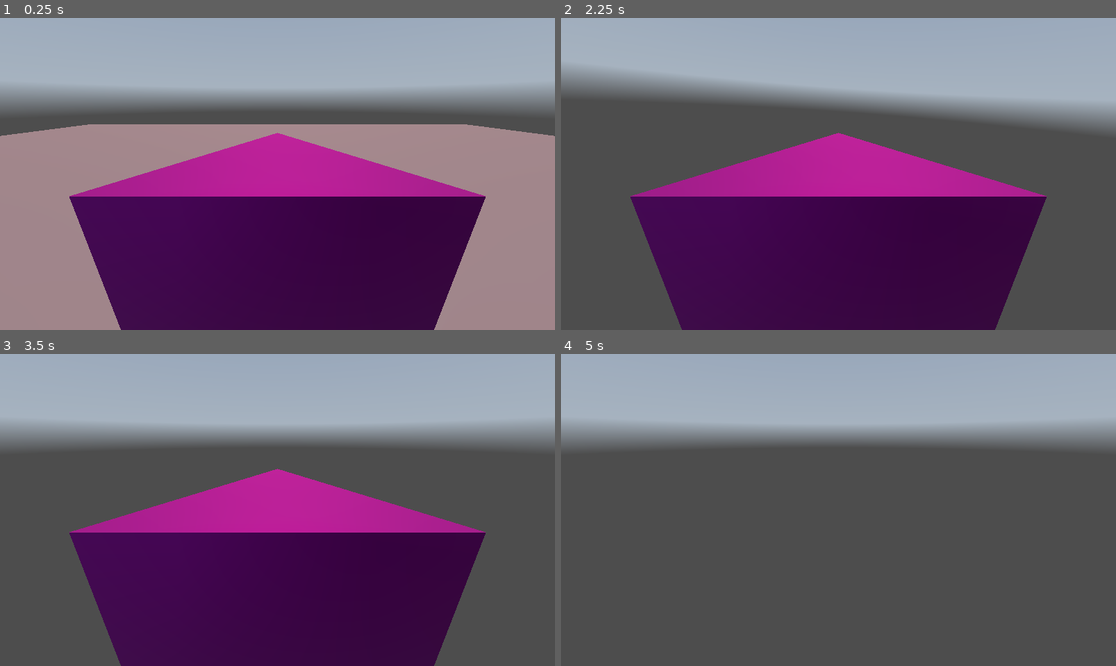
Above: before the commit, frames 1-4 (two rows, left to right).
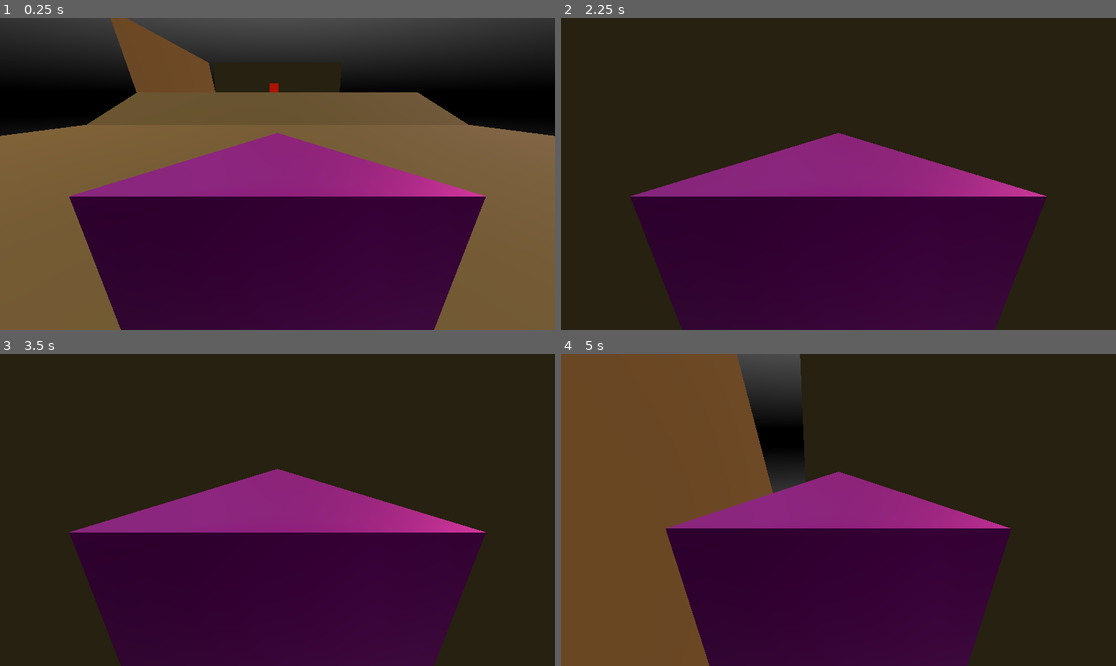
Above: after the commit, the same moments.

Repository: tom-mcgreal11/godot-testing
Game: Godot game, scene res://assets/node_3d.tscn
Same seed, same stepped clock (60 frames per second), same inputs: the game is played once before the commit and once after it. A sky picture missing from this copy of the repository is replaced by a grey-blue gradient.
Inputs (mouse positions are in pixels of both pictures, inside the frame that each line leads up to):
- Up to frame 1 (0.25 s): no input
- Up to frame 2 (2.25 s): tap Enter at 0.5 s; move the mouse to (866, 174) at 0.52 s; hold W (move_forward) from 0.53 s (still down); tap Down (look_down) at 0.6 s; tap Space (jump) at 0.77, 1.52 s; move the mouse to (810, 174) at 1.27 s; tap Up (look_up) at 1.35 s; move the mouse to (849, 167) at 2.02 s; tap Left (rotate_anticlockwise) at 2.1 s
- Up to frame 3 (3.5 s): keep holding W (move_forward); move the mouse to (271, 516) at 2.77 s; tap Right (rotate_clockwise) at 2.85 s; tap Space (jump) at 3.02 s
- Up to frame 4 (5 s): tap Space (jump) at 3.5, 3.77, 4.52 s; move the mouse to (877, 513) at 3.52 s; hold Right mouse button (toggle_mouse_capture) 3.53-4.28 s; move the mouse to (672, 463) at 4.27 s; release W (move_forward) at 4.28 s; hold A (move_left) from 4.28 s (still down); tap Mouse wheel down (wheel_down) at 4.35 s

The runs differ from the first frame. In frame 1, 80% of the frame differs, in the area x 0-100%, y 0-100%; in frame 2, 79%; in frame 3, 80%; in frame 4, 100%.

Commit message:
Added rought enemy pathfinding

Diff:
--- /dev/null
+++ b/assets/entity.tscn
@@ -0,0 +1,30 @@
+[gd_scene load_steps=5 format=3 uid="uid://b6kyim0vda2sa"]
+
+[ext_resource type="Script" uid="uid://bnnr2qoffyre6" path="res://basic_ai.gd" id="1_itwwo"]
+
+[sub_resource type="StandardMaterial3D" id="StandardMaterial3D_n0p58"]
+albedo_color = Color(0.5440353, 0.05754122, 0.09348657, 1)
+metallic = 0.38
+metallic_specular = 0.3
+emission_enabled = true
+emission = Color(0.48536968, 0.06216394, 0, 1)
+emission_energy_multiplier = 1.35
+
+[sub_resource type="PrismMesh" id="PrismMesh_cw6e2"]
+material = SubResource("StandardMaterial3D_n0p58")
+
+[sub_resource type="ConvexPolygonShape3D" id="ConvexPolygonShape3D_03vwd"]
+points = PackedVector3Array(-0.5, -0.5, -0.5, 0.014651676, 0.47069666, 0.47069666, 0.073521286, 0.35295743, 0.47060993, -0.5, -0.5, 0.5, 0.5, -0.5, -0.5, -0.014651676, 0.47069666, -0.47069666, 0.5, -0.5, 0.5, -0.014651676, 0.47069666, 0.47069666, 0.014651676, 0.47069666, -0.47069666)
+
+[node name="Entity" type="CharacterBody3D"]
+script = ExtResource("1_itwwo")
+
+[node name="MeshInstance3D" type="MeshInstance3D" parent="."]
+transform = Transform3D(1, 0, 0, 0, -4.371139e-08, 1, 0, -1, -4.371139e-08, 0, 0, 0)
+mesh = SubResource("PrismMesh_cw6e2")
+
+[node name="CollisionShape3D" type="CollisionShape3D" parent="."]
+transform = Transform3D(1, 0, 0, 0, -4.371139e-08, 1, 0, -1, -4.371139e-08, 0, 0, 0)
+shape = SubResource("ConvexPolygonShape3D_03vwd")
+
+[node name="NavigationAgent3D" type="NavigationAgent3D" parent="."]
--- a/assets/node_3d.tscn
+++ b/assets/node_3d.tscn
@@ -1,43 +1,47 @@
-[gd_scene load_steps=9 format=3 uid="uid://wm2rfkplufka"]
+[gd_scene load_steps=14 format=3 uid="uid://wm2rfkplufka"]
 
-[ext_resource type="Material" uid="uid://8uk24nvtc7vm" path="res://assets/daytime.tres" id="1_j62gk"]
+[ext_resource type="Script" uid="uid://dq3gvhqu8yfsv" path="res://assets/pathing.gd" id="1_dx1ay"]
+[ext_resource type="Shader" uid="uid://di7d2s5ydet5n" path="res://sampleShader.gdshader" id="1_j62gk"]
 [ext_resource type="PackedScene" uid="uid://cerl7c5vvp5sk" path="res://assets/ship.tscn" id="2_qjd3p"]
+[ext_resource type="PackedScene" uid="uid://b6kyim0vda2sa" path="res://assets/entity.tscn" id="4_uewew"]
+
+[sub_resource type="ShaderMaterial" id="ShaderMaterial_qjd3p"]
+shader = ExtResource("1_j62gk")
 
 [sub_resource type="Sky" id="Sky_qjd3p"]
-sky_material = ExtResource("1_j62gk")
+sky_material = SubResource("ShaderMaterial_qjd3p")
 
 [sub_resource type="Environment" id="Environment_dx1ay"]
 background_mode = 2
 sky = SubResource("Sky_qjd3p")
-
-[sub_resource type="PlaneMesh" id="PlaneMesh_uewew"]
-
-[sub_resource type="ConcavePolygonShape3D" id="ConcavePolygonShape3D_j62gk"]
-data = PackedVector3Array(1, 0, 1, -1, 0, 1, 1, 0, -1, -1, 0, 1, -1, 0, -1, 1, 0, -1)
 
 [sub_resource type="CylinderMesh" id="CylinderMesh_7hr0d"]
 
 [sub_resource type="ConcavePolygonShape3D" id="ConcavePolygonShape3D_7hr0d"]
 data = PackedVector3Array(0, 1, 0.5, 0.049, 1, 0.4976, 0, 0.59999996, 0.5, 0.049, 1, 0.4976, 0.049, 0.59999996, 0.4976, …(61390 unchanged characters)…
 
+[sub_resource type="NavigationMesh" id="NavigationMesh_j62gk"]
+vertices = PackedVector3Array(9.587573, 1.996465, -33.612213, -9.412427, 1.996465, -33.612213, -9.662427, 1.996465, -14.112213, -9.662427, 0.49646497, 9.387787, 9.587573, 0.49646497, 9.387787, 9.587573, 0.49646497, -9.888075, 9.587573, 1.996465, -14.336351, -9.662427, 0.49646497, -9.705963, -6.165956, 1.996465, -15.0967865)
+polygons = [PackedInt32Array(3, 7, 4), PackedInt32Array(4, 7, 5), PackedInt32Array(5, 8, 6), PackedInt32Array(6, 8, 0), PackedInt32Array(0, 8, 1), PackedInt32Array(1, 8, 2), PackedInt32Array(2, 8, 7), PackedInt32Array(7, 8, 5)]
+
+[sub_resource type="StandardMaterial3D" id="StandardMaterial3D_dx1ay"]
+albedo_color = Color(0.4182955, 0.3688395, 0.19023022, 1)
+
+[sub_resource type="PlaneMesh" id="PlaneMesh_uewew"]
+material = SubResource("StandardMaterial3D_dx1ay")
+
+[sub_resource type="ConcavePolygonShape3D" id="ConcavePolygonShape3D_j62gk"]
+data = PackedVector3Array(1, 0, 1, -1, 0, 1, 1, 0, -1, -1, 0, 1, -1, 0, -1, 1, 0, -1)
+
 [node name="Node3D" type="Node3D"]
+script = ExtResource("1_dx1ay")
 
 [node name="WorldEnvironment" type="WorldEnvironment" parent="."]
 environment = SubResource("Environment_dx1ay")
 
 [node name="DirectionalLight3D" type="DirectionalLight3D" parent="."]
-transform = Transform3D(1, 0, 0, 0, -0.37892324, 0.9254282, 0, -0.9254282, -0.37892324, 0, 0, 0)
+transform = Transform3D(0.5340278, -0.32036704, 0.7824189, -0.84546673, -0.20235549, 0.49420428, 0, -0.92542803, -0.37892315, 0, 0, 0)
 light_color = Color(1, 0.74976766, 0.6839528, 1)
-
-[node name="MeshInstance3D" type="MeshInstance3D" parent="."]
-transform = Transform3D(10, 0, 0, 0, 10, 0, 0, 0, 10, 0, 0, 0)
-mesh = SubResource("PlaneMesh_uewew")
-skeleton = NodePath("../DirectionalLight3D")
-
-[node name="StaticBody3D" type="StaticBody3D" parent="MeshInstance3D"]
-
-[node name="CollisionShape3D" type="CollisionShape3D" parent="MeshInstance3D/StaticBody3D"]
-shape = SubResource("ConcavePolygonShape3D_j62gk")
 
 [node name="Ship" parent="." instance=ExtResource("2_qjd3p")]
 transform = Transform3D(1, 0, 0, 0, 1, 0, 0, 0, 1, 0, 0.870175, 0)
@@ -53,3 +57,65 @@
 
 [node name="CollisionShape3D" type="CollisionShape3D" parent="StaticBody3D/MeshInstance3D/StaticBody3D"]
 shape = SubResource("ConcavePolygonShape3D_7hr0d")
+
+[node name="NavigationRegion3D" type="NavigationRegion3D" parent="."]
+navigation_mesh = SubResource("NavigationMesh_j62gk")
+
+[node name="MeshInstance3D3" type="MeshInstance3D" parent="NavigationRegion3D"]
+transform = Transform3D(10, 0, 0, 0, 2.3492315, -0.8550503, 0, 0.8550503, 2.3492315, 0, 0.8515153, -12.268981)
+mesh = SubResource("PlaneMesh_uewew")
+skeleton = NodePath("../../DirectionalLight3D")
+
+[node name="StaticBody3D" type="StaticBody3D" parent="NavigationRegion3D/MeshInstance3D3"]
+
+[node name="CollisionShape3D" type="CollisionShape3D" parent="NavigationRegion3D/MeshInstance3D3/StaticBody3D"]
+shape = SubResource("ConcavePolygonShape3D_j62gk")
+
+[node name="MeshInstance3D2" type="MeshInstance3D" parent="NavigationRegion3D"]
+transform = Transform3D(10, 0, 0, 0, 10, 0, 0, 0, 10, 0, 1.7003002, -24.610533)
+mesh = SubResource("PlaneMesh_uewew")
+skeleton = NodePath("../../DirectionalLight3D")
+
+[node name="StaticBody3D" type="StaticBody3D" parent="NavigationRegion3D/MeshInstance3D2"]
+
+[node name="CollisionShape3D" type="CollisionShape3D" parent="NavigationRegion3D/MeshInstance3D2/StaticBody3D"]
+shape = SubResource("ConcavePolygonShape3D_j62gk")
+
+[node name="MeshInstance3D" type="MeshInstance3D" parent="NavigationRegion3D"]
+transform = Transform3D(10, 0, 0, 0, 10, 0, 0, 0, 10, 0, 0, 0)
+mesh = SubResource("PlaneMesh_uewew")
+skeleton = NodePath("../../DirectionalLight3D")
+
+[node name="StaticBody3D" type="StaticBody3D" parent="NavigationRegion3D/MeshInstance3D"]
+
+[node name="CollisionShape3D" type="CollisionShape3D" parent="NavigationRegion3D/MeshInstance3D/StaticBody3D"]
+shape = SubResource("ConcavePolygonShape3D_j62gk")
+
+[node name="MeshInstance3D4" type="MeshInstance3D" parent="NavigationRegion3D"]
+transform = Transform3D(-4.371139e-07, 2.475059, 0.3522531, 0, 0.3522531, -2.475059, -10, -1.0818827e-07, -1.5397472e-08, -10.310173, 4.178115, -24.528984)
+mesh = SubResource("PlaneMesh_uewew")
+skeleton = NodePath("../../DirectionalLight3D")
+
+[node name="StaticBody3D" type="StaticBody3D" parent="NavigationRegion3D/MeshInstance3D4"]
+
+[node name="CollisionShape3D" type="CollisionShape3D" parent="NavigationRegion3D/MeshInstance3D4/StaticBody3D"]
+shape = SubResource("ConcavePolygonShape3D_j62gk")
+
+[node name="MeshInstance3D5" type="MeshInstance3D" parent="NavigationRegion3D"]
+transform = Transform3D(10, 1.2456584e-30, -1.0927848e-07, -4.3565717e-07, 0.20393305, -2.4916682, 3.565679e-08, 2.4916682, 0.20393305, -0.008072853, 4.178115, -34.40828)
+mesh = SubResource("PlaneMesh_uewew")
+skeleton = NodePath("../../DirectionalLight3D")
+
+[node name="StaticBody3D" type="StaticBody3D" parent="NavigationRegion3D/MeshInstance3D5"]
+
+[node name="CollisionShape3D" type="CollisionShape3D" parent="NavigationRegion3D/MeshInstance3D5/StaticBody3D"]
+shape = SubResource("ConcavePolygonShape3D_j62gk")
+
+[node name="Entity" parent="." groups=["enemy"] instance=ExtResource("4_uewew")]
+transform = Transform3D(1, 0, 0, 0, 1, 0, 0, 0, 1, 0, 2.758737, -23.322784)
+
+[node name="Point1" type="Node3D" parent="."]
+transform = Transform3D(1, 0, 0, 0, 1, 0, 0, 0, 1, -9.353284, 2.369658, -31.470451)
+
+[node name="Point2" type="Node3D" parent="."]
+transform = Transform3D(1, 0, 0, 0, 1, 0, 0, 0, 1, 8.845297, 0.5657835, 8.003483)
--- /dev/null
+++ b/assets/pathing.gd
@@ -0,0 +1,22 @@
+extends Node3D
+
+signal reached_point(enemy)
+
+@onready var waypoints = [$Point1, $Point2]
+var next_index_for_enemy := {} # Dictionary to store per-enemy waypoint index
+
+func _ready():
+	# connect existing enemies already in scene (and set their first target)
+	for enemy in get_tree().get_nodes_in_group("enemy"):
+		_setup_enemy(enemy)
+
+func _setup_enemy(enemy):
+	enemy.connect("reached_point", Callable(self, "_on_enemy_reached_point"))
+	next_index_for_enemy[enemy] = 0
+	enemy.patrol(waypoints[0].global_transform.origin)
+
+func _on_enemy_reached_point(enemy):
+	var idx = next_index_for_enemy.get(enemy, 0)
+	idx = (idx + 1) % waypoints.size()
+	next_index_for_enemy[enemy] = idx
+	enemy.patrol(waypoints[idx].global_transform.origin)
--- /dev/null
+++ b/basic_ai.gd
@@ -0,0 +1,31 @@
+extends CharacterBody3D
+
+@onready var nav = $NavigationAgent3D
+@onready var reached_checkpoint = false
+var gravity := 10
+var speed := 20
+
+func _ready():
+	nav.target_reached.connect(Callable(self, "_on_nav_target_reached"))
+	nav.navigation_finished.connect(_on_navigation_finished)
+
+func _process(delta):
+	if not is_on_floor():
+		velocity.y -= gravity * delta
+	var next_location = nav.get_next_path_position()
+	var current_location = global_transform.origin
+	var new_velocity = (next_location - current_location).normalized() * speed
+
+	velocity = velocity.move_toward(new_velocity, 0.25)
+	move_and_slide()
+
+func patrol(target: Vector3):
+	nav.target_position = target
+
+func _on_nav_target_reached():
+	# Emit a simple signal the main scene can listen to
+	emit_signal("reached_point", self)
+
+func _on_navigation_finished():
+	print("Finished.")
+	#get_parent()._on_navigation_finished(self)
--- /dev/null
+++ b/navigation_region_3d.gd
@@ -0,0 +1 @@
+extends NavigationRegion3D
--- /dev/null
+++ b/sampleShader.gdshader
@@ -0,0 +1,6 @@
+shader_type sky;
+
+void sky() {
+	COLOR = EYEDIR.yyy;// Called for every visible pixel in the sky background, as well as all pixels
+	// in the radiance cubemap.
+}
Not shown, added: assets/pathing.gd.uid
Not shown, added: basic_ai.gd.uid
Not shown, added: navigation_region_3d.gd.uid
Not shown, added: sampleShader.gdshader.uid
